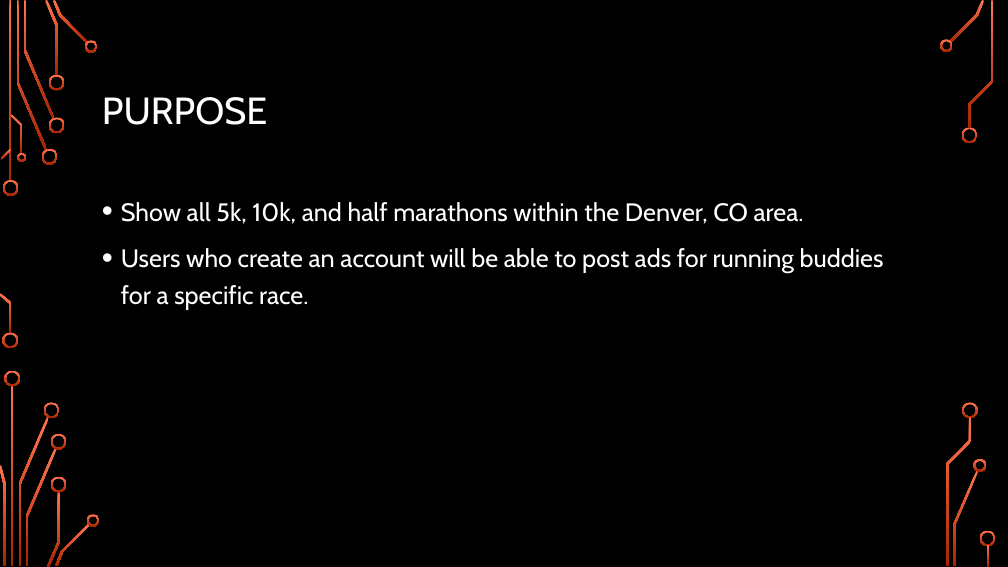
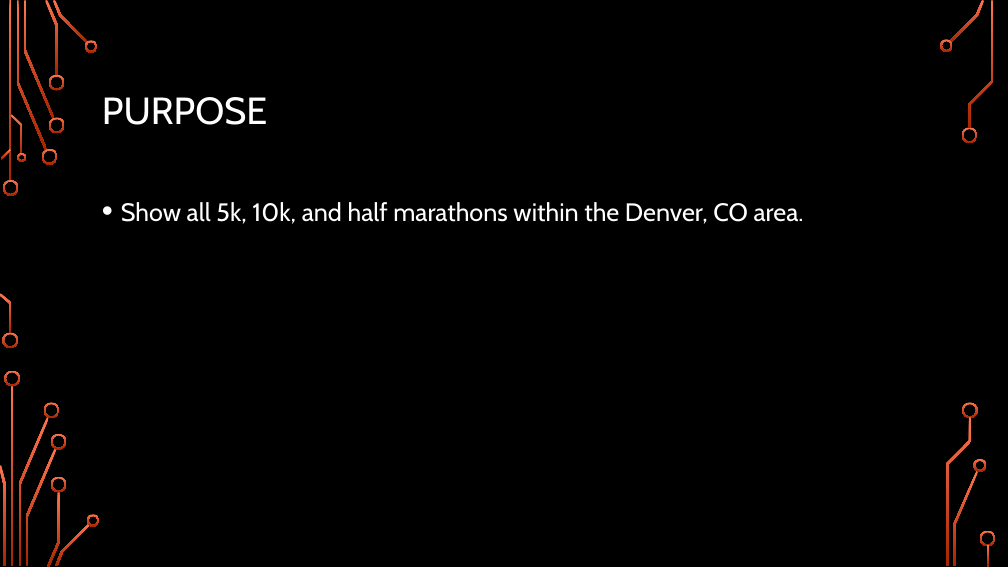
Before and after one commit to weissguts/5280Running, a slide deck: slide 2 of proj3.pptx. Drawn at 1008x567 pixels with LibreOffice and Linux fonts; fonts in the diff are those of the drawing; background and template pictures are left out. Boxes give left, top, right and bottom in pixels: in the first picture for what was removed or moved away, otherwise in the second. Text is boxed around its words. In the diff, an @@ line names an element or a change of style, - is before the commit and + after.

```diff
--- a/proj3.pptx
+++ b/proj3.pptx
@@ text at [121, 248, 884, 310]: paragraph removed @@
-• Users who create an account will be able to post ads for running buddies for a specific race.
```
Also in this commit, not shown: 4 other files.
